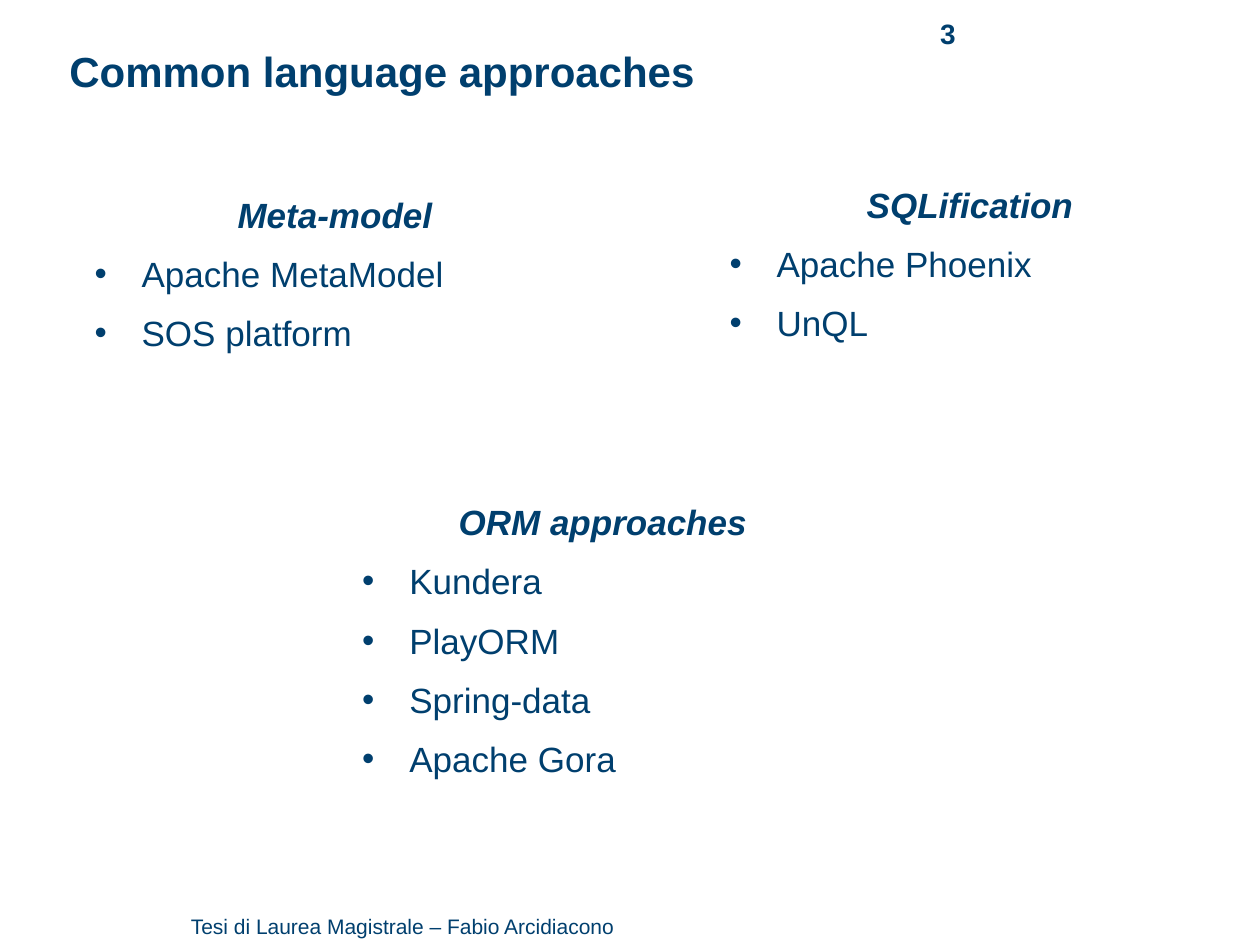
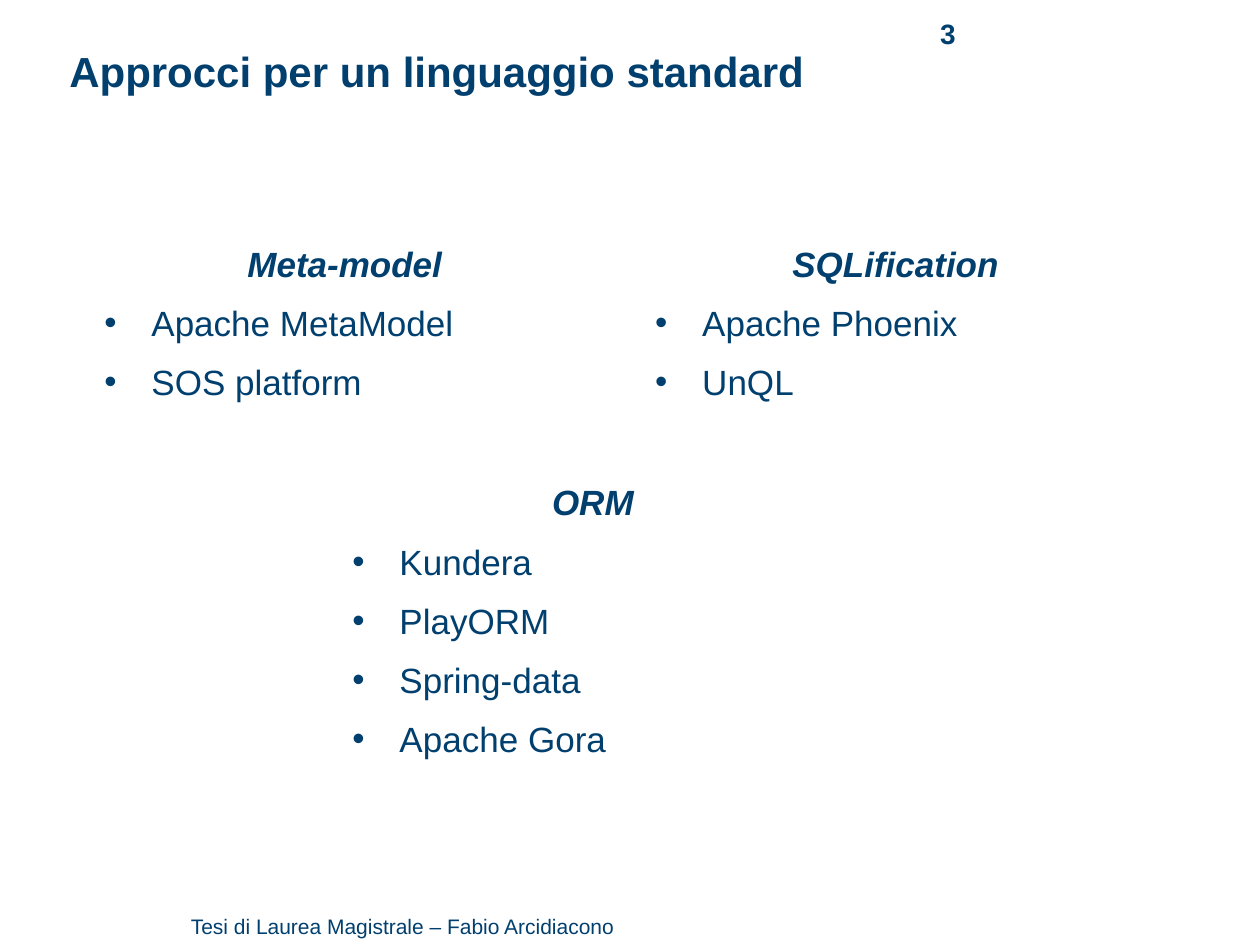
Before and after one commit to arci/thesis, a slide deck: slide 3 of presentation/ThesisPresentation.ppt. Drawn at 1260x945 pixels with LibreOffice and Linux fonts; fonts in the diff are those of the drawing; background and template pictures are left out. Boxes give left, top, right and bottom in pixels: in the first picture for what was removed or moved away, otherwise in the second. Text is boxed around its words. In the diff, an @@ line names an element or a change of style, - is before the commit and + after.

```diff
--- a/presentation/ThesisPresentation.ppt
+++ b/presentation/ThesisPresentation.ppt
@@ text at (69, 56, 804, 96): text changed @@
-Common language approaches
+Approcci per un linguaggio standard
@@ text "Meta-model": place and size @@
-text "Meta-model" at (142, 202, 443, 353)
+text "Meta-model" at (151, 251, 453, 402)
@@ text "SQLification": place and size @@
-text "SQLification" at (777, 192, 1073, 343)
+text "SQLification" at (702, 251, 998, 402)
@@ text "ORM": place and size @@
-text "ORM" at (409, 509, 747, 779)
+text "ORM" at (399, 490, 634, 759)
@@ text at (552, 490, 634, 516): text changed @@
-ORM approaches
+ORM
```
Also in this commit, not shown: 4 other slides changed, 2 slides added, 3 slides removed, 2 other files.
